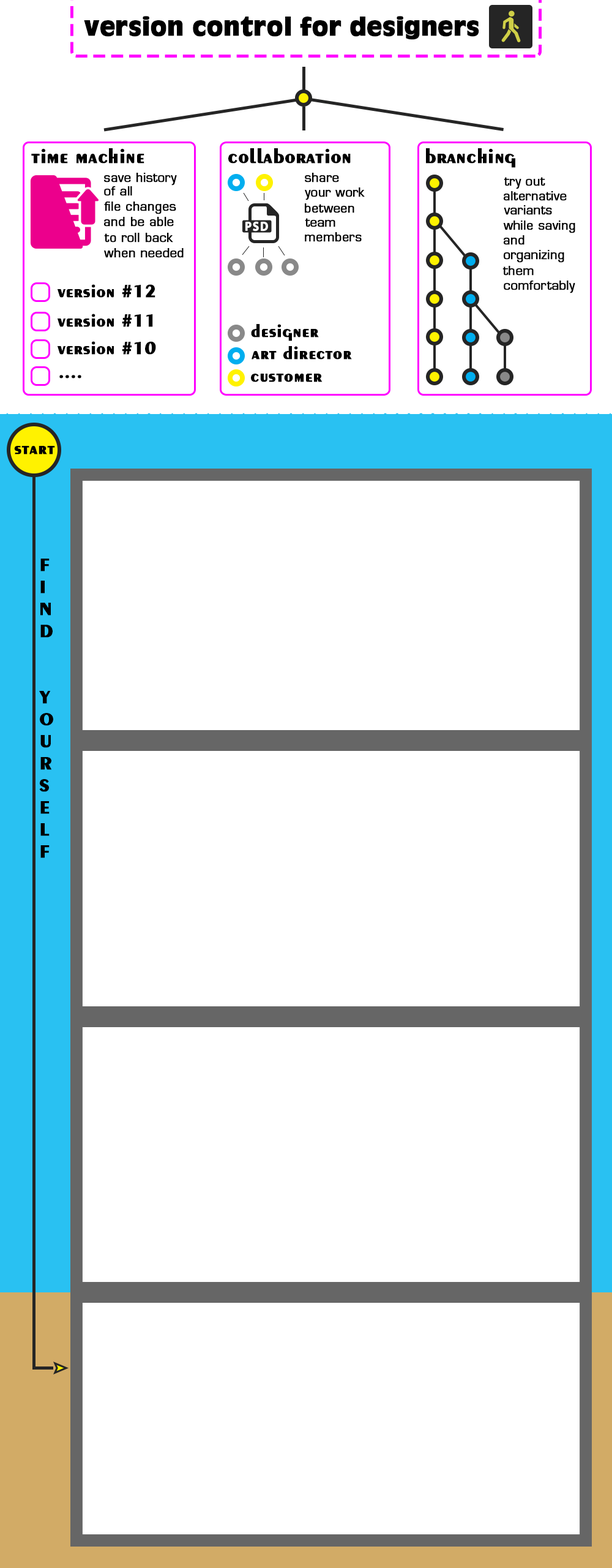
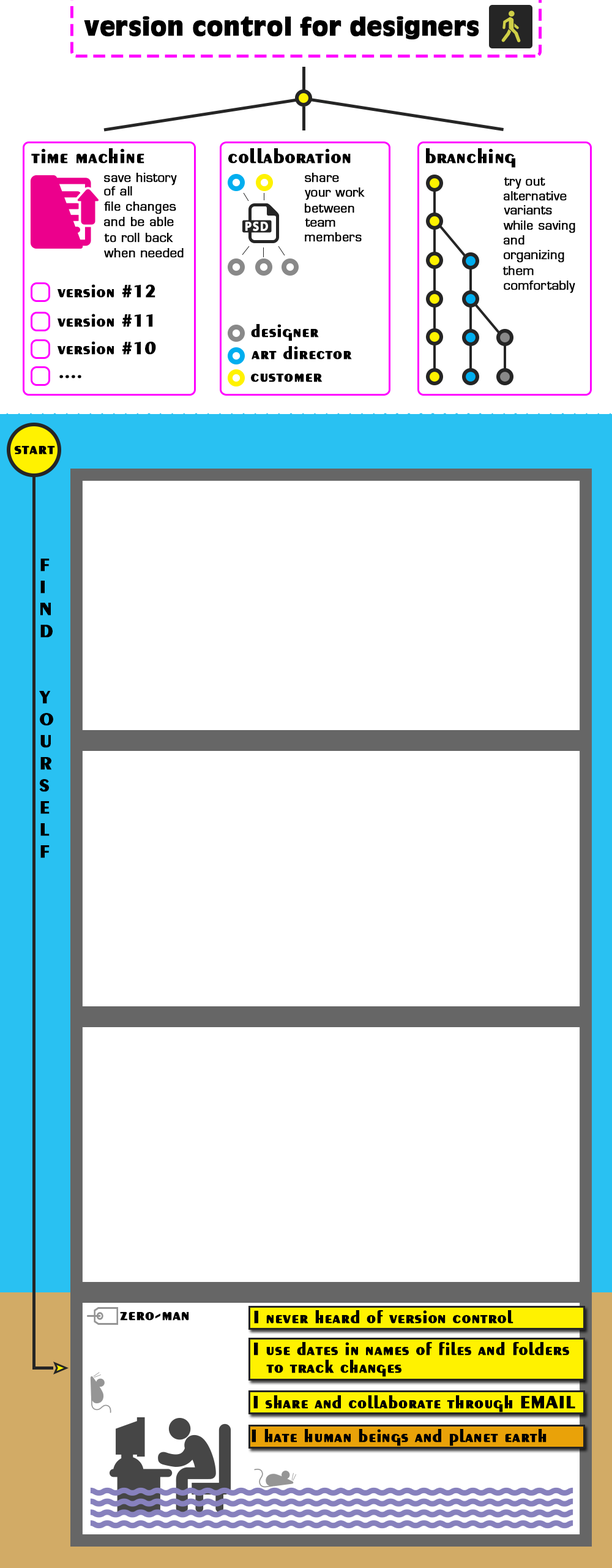
Revision of a layered (612, 1568) image; what changed, layer by layer:
added group "floor 0" with 2 layers in group "body" over [90, 1416, 574, 1529]
added layer "water" in group "floor 0" over [90, 1487, 574, 1529]
added layer "Shape 15" in group "floor 0" over [109, 1416, 231, 1513]
added layer "Shape 16 copy" in group "body" over [90, 1372, 112, 1414]
added layer "zero-man" in group "body" over [120, 1311, 190, 1321]
added group "stmt4" with 2 layers in group "body" over [248, 1424, 586, 1449]
added layer "I hate human beings and planet earth" in group "stmt4" over [251, 1428, 547, 1447]
added layer "Rectangle 4 copy 2" in group "stmt4" over [248, 1424, 586, 1449]
added group "stmt3" with 2 layers in group "body" over [248, 1390, 586, 1415]
added layer "I share and collaborate through EMAIL" in group "stmt3" over [253, 1395, 576, 1413]
added layer "Rectangle 4 copy" in group "stmt3" over [248, 1390, 586, 1415]
added group "stmt2" with 3 layers in group "body" over [248, 1337, 586, 1381]
added layer "to track changes" in group "stmt2" over [266, 1359, 402, 1377]
added layer "I use dates in names of files and folders" in group "stmt2" over [254, 1341, 570, 1356]
added layer "Rectangle 5" in group "stmt2" over [248, 1337, 586, 1381]
added group "stmt1" with 2 layers in group "body" over [248, 1305, 586, 1330]
added layer "I never heard of version control" in group "stmt1" over [254, 1310, 514, 1324]
added layer "Rectangle 4" in group "stmt1" over [248, 1305, 586, 1330]
added layer "Shape 16" in group "body" over [254, 1468, 297, 1488]
added layer "Shape 17" in group "body" over [86, 1307, 119, 1325]
